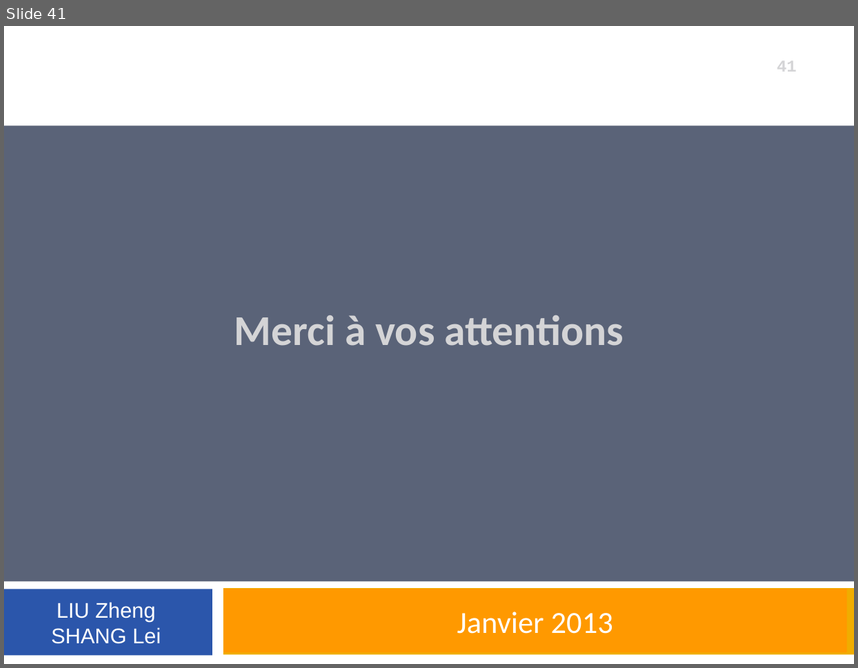
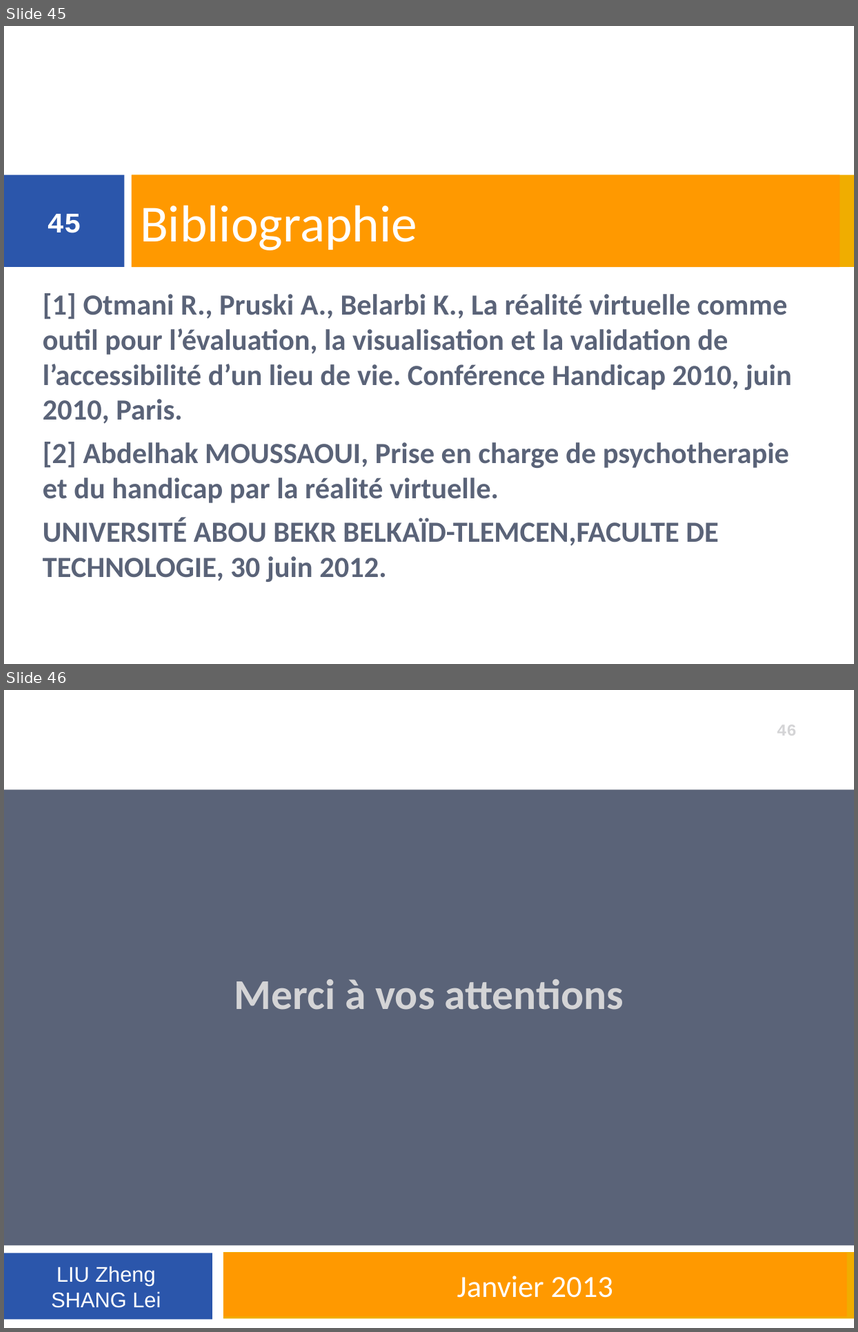
Before and after one commit to tangwing/Robotology, a slide deck: doc/Test de l’accessibilité d’un point.pptx. Shown one above the other, each under a label of ours: slide 41 before the commit, slides 45 and 46 after it. The pictures are 858x668 and 858x1332 pixels, drawn with LibreOffice and Linux fonts; fonts in the diff are those of the drawing; background and template pictures are left out. Boxes give left, top, right and bottom in pixels: in the first picture for what was removed or moved away, otherwise in the second. Text is boxed around its words. In the diff, an @@ line names an element or a change of style, - is before the commit and + after.

```diff
--- a/doc/Test de l’accessibilité d’un point.pptx
+++ b/doc/Test de l’accessibilité d’un point.pptx
@@ slide 45 added at <box>4,26,854,664</box>, background #FFFFFF @@
@@ rectangle added at <box>4,175,125,267</box>, fill #2B56AB @@
@@ rectangle added at <box>132,175,854,267</box>, fill #F0AD00 @@
@@ title added at <box>132,175,840,267</box>, fill #FF9900, 44 pt, text #FFFFFF @@
+Bibliographie
@@ page number added at <box>47,214,81,233</box>, 24 pt, text #FFFFFF, bold @@
+45
@@ text added at <box>43,293,792,546</box>, 24.8 pt, text #5A6378, bold @@
+[1] Otmani R., Pruski A., Belarbi K., La réalité virtuelle comme outil pour l’évaluation, la visualisation et la validation de l’accessibilité d’un lieu de vie. Conférence Handicap 2010, juin 2010, Paris.
+[2] Abdelhak MOUSSAOUI, Prise en charge de psychotherapie et du handicap par la réalité virtuelle.
+UNIVERSITÉ ABOU BEKR BELKAÏD-TLEMCEN,FACULTE DE TECHNOLOGIE, 30 juin 2012.
@@ what was slide 41 is now slide 46 @@
@@ page number at <box>777,724,797,736</box>: text changed @@
-41
+46
```
Also in this commit, not shown: 10 slides changed, 4 other slides added, 11 other files.
